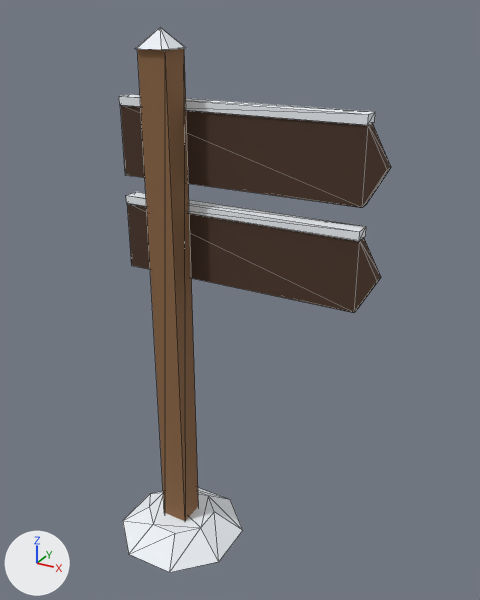
The glTF model winter-survival/assets/models/signpost.glb, before and after one commit.
Rendered twice from a 50 mm camera at (1.48, -2.11, 2.33) aimed at (0.29, 0.06, 1.25). Every picture has the same lights, and +X, +Y and +Z are marked at lower left. The older version comes first. Mesh edges are drawn as thin lines. Vertices at exactly the same position are counted once.

Names of what the first picture shows: 'BoardBottom', 'BoardTop', 'Post'.
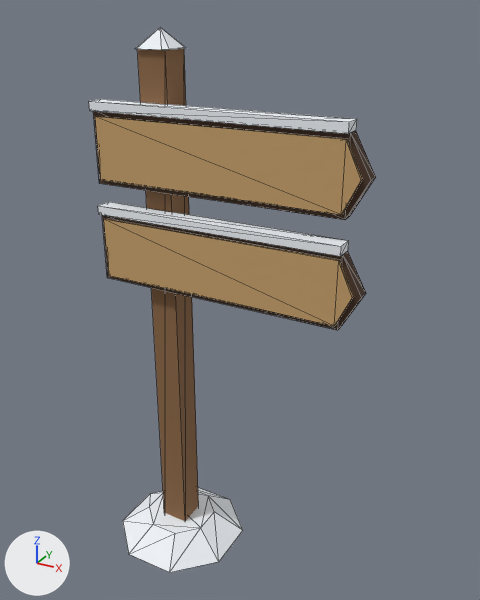
What differs and where, as boxes (x1, y1, x2, y2) in the pictures (480 x 600 px; the box of a moved part takes in the faces that stretch with it):
'BoardTop', reshaped, recoloured (6% taller): before (119, 94, 391, 208); after (89, 99, 376, 220)
'BoardBottom', reshaped, recoloured: before (126, 192, 381, 313); after (98, 202, 366, 330)
part 1 of me_post, edited (looks the same): (137, 48, 199, 521) in both
part 3 of me_boardtop, moved or reshaped: before (120, 105, 391, 208); after (93, 111, 376, 220)
part 4 of me_boardtop, moved or reshaped (not visible before): after (95, 116, 362, 215)
part 5 of me_boardtop, moved or reshaped: before (119, 94, 375, 125); after (89, 99, 357, 134)
part 6 of me_boardbottom, moved or reshaped: before (127, 204, 381, 313); after (102, 215, 366, 330)
part 7 of me_boardbottom, moved or reshaped (not visible before): after (104, 219, 354, 326)
part 8 of me_boardbottom, moved or reshaped: before (126, 192, 366, 241); after (98, 202, 349, 256)

The change, as a list of edits to the scene's bpy script:
```text
Add mat_palette_vcol:
    mat_palette_vcol = bpy.data.materials.new('palette_vcol')
    mat_palette_vcol.use_nodes = True; mat_palette_vcol.node_tree.nodes.clear()
    _N = mat_palette_vcol.node_tree.nodes; _L = mat_palette_vcol.node_tree.links
    n0 = _N.new('ShaderNodeBsdfPrincipled'); n0.name = 'Principled BSDF'
    n0.inputs[2].default_value = 0.9  # 'Roughness'
    n1 = _N.new('ShaderNodeOutputMaterial'); n1.name = 'Material Output'
    n2 = _N.new('ShaderNodeVertexColor'); n2.name = 'Color Attribute'
    _L.new(n0.outputs[0], n1.inputs[0])  # 'BSDF' to 'Surface'
    _L.new(n2.outputs[0], n0.inputs[0])  # 'Color' to 'Base Color'
Change me_post:
    where me_post.from_pydata(...)  # 33 vertices, 46 faces; spans x -0.28..0.28, y -0.28..0.28, z 0.0..2.27
    used by ob_post; location = (0.0, 0.0, 0.0)
    remove me_post.materials.append(mat_snow)  # white #f1f5fa
    me_post part 1: all 10 faces that had it switch from mat_wood (brown #8b6543) to mat_palette_vcol
    me_post part 2: vertex colours changed
Change me_boardtop:
    used by ob_boardtop; location = (0.0, 0.0, 1.84)
    remove me_boardtop.from_pydata(...)  # 28 vertices, 42 faces; spans x -0.25..0.85, y 0.055..0.125, z -0.14..0.175
    remove me_boardtop.materials.append(mat_wood_dark)  # brown #4a3426
    remove me_boardtop.materials.append(mat_snow)  # white #f1f5fa
    remove me_boardtop.materials.append(mat_wood_light)  # orange #c7a16b
    add me_boardtop.from_pydata(...)  # 28 vertices, 42 faces; spans x -0.25..0.85, y -0.125..-0.055, z -0.14..0.175
    me_boardtop part 3: the loose piece of 10 vertices spanning x -0.25..0.85, y 0.06..0.105, z -0.14..0.14 is moved by (0.0, -0.165, 0.0), in mat_palette_vcol
    me_boardtop part 4: the loose piece of 10 vertices spanning x -0.23..0.822, y 0.105..0.12, z -0.12..0.12 is moved by (0.0, -0.225, 0.0), in mat_palette_vcol
    me_boardtop part 5: the loose piece of 8 vertices spanning x -0.25..0.773, y 0.055..0.125, z 0.14..0.175 is moved by (0.0, -0.18, 0.0), in mat_palette_vcol
    add me_boardtop.materials.append(mat_palette_vcol)
Change me_boardbottom:
    used by ob_boardbottom; location = (0.0, 0.0, 1.44)
    remove me_boardbottom.from_pydata(...)  # 28 vertices, 42 faces; spans x -0.25..0.85, y 0.055..0.125, z -0.14..0.175
    remove me_boardbottom.materials.append(mat_wood_dark)  # brown #4a3426
    remove me_boardbottom.materials.append(mat_snow)  # white #f1f5fa
    remove me_boardbottom.materials.append(mat_wood_light)  # orange #c7a16b
    add me_boardbottom.from_pydata(...)  # 28 vertices, 42 faces; spans x -0.25..0.85, y -0.125..-0.055, z -0.14..0.175
    me_boardbottom part 6: the loose piece of 10 vertices spanning x -0.25..0.85, y 0.06..0.105, z -0.14..0.14 is moved by (0.0, -0.165, 0.0), in mat_palette_vcol
    me_boardbottom part 7: the loose piece of 10 vertices spanning x -0.23..0.822, y 0.105..0.12, z -0.12..0.12 is moved by (0.0, -0.225, 0.0), in mat_palette_vcol
    me_boardbottom part 8: the loose piece of 8 vertices spanning x -0.25..0.773, y 0.055..0.125, z 0.14..0.175 is moved by (0.0, -0.18, 0.0), in mat_palette_vcol
    add me_boardbottom.materials.append(mat_palette_vcol)
```
